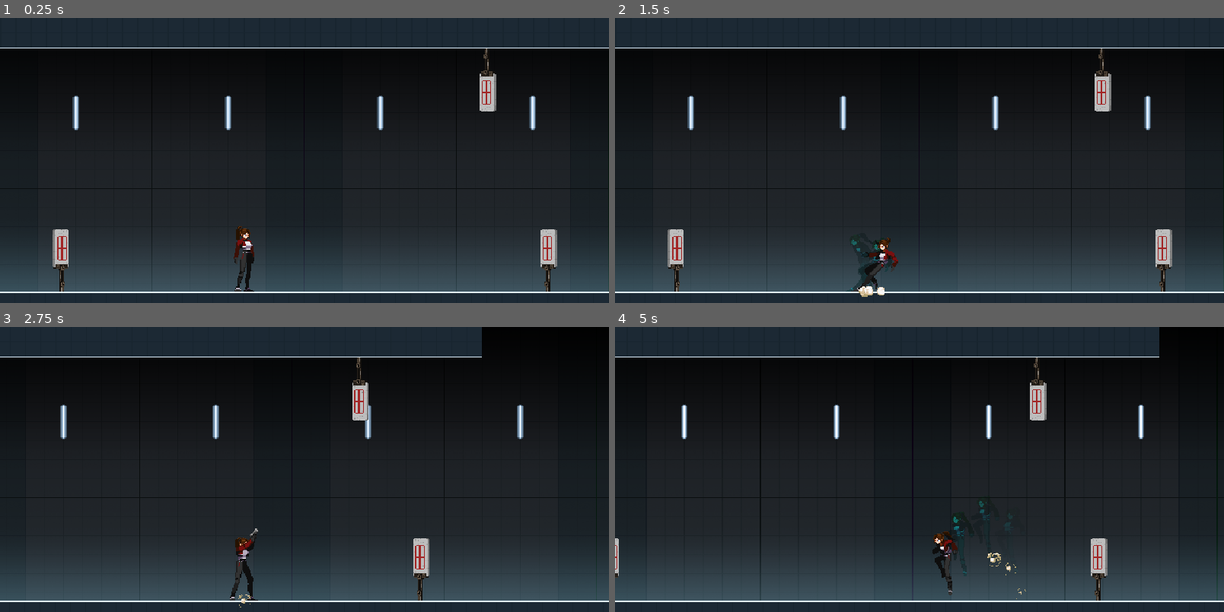
Above: before the commit, frames 1-4 (two rows, left to right).
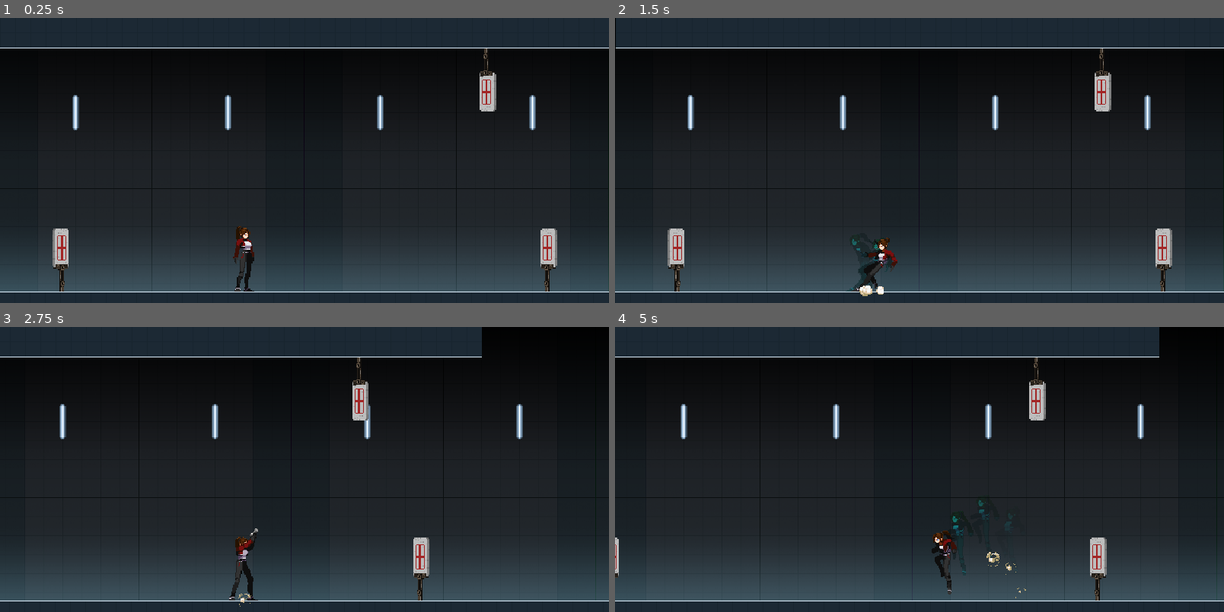
Above: after the commit, the same moments.

Repository: cimbraien/massive-recoil
Game: Godot game, scene res://Test.tscn
Same seed, same stepped clock (60 frames per second), same inputs: the game is played once before the commit and once after it. Before the commit the project has no main scene; this scene is started directly in both runs.
Inputs (mouse positions are in pixels of both pictures, inside the frame that each line leads up to):
- Up to frame 1 (0.25 s): no input
- Up to frame 2 (1.5 s): tap Enter at 0.5 s; move the mouse to (1053, 171) at 0.52 s; hold Right mouse button (aim) 0.53-1.28 s; hold D (right) from 0.53 s (still down); tap Space (jump) at 0.77 s; move the mouse to (797, 206) at 1.27 s; click (797, 206) at 1.35 s
- Up to frame 3 (2.75 s): tap Space (jump) at 1.52 s; move the mouse to (365, 423) at 2.02 s; release D (right) at 2.03 s; hold A (left) from 2.03 s (still down); hold Right mouse button (aim) from 2.03 s (still down)
- Up to frame 4 (5 s): move the mouse to (889, 566) at 2.77 s; release A (left) at 2.78 s; release Right mouse button (aim) at 2.78 s; hold D (right) 2.78-4.28 s; click (889, 566) at 2.85 s; tap Space (jump) at 3.02, 3.77, 4.52 s; move the mouse to (1102, 549) at 3.52 s; hold Right mouse button (aim) 3.53-4.28 s; move the mouse to (736, 446) at 4.27 s; hold A (left) from 4.28 s (still down); click (736, 446) at 4.35 s

The runs differ from the first frame. In frame 1, 0.7% of the frame differs, in the area x 0-100%, y 10-97%; in frame 2, 0.8%; in frame 3, 1.0%; in frame 4, 1.2%.

Commit message:
player, enemy, music

Diff:
--- a/Test.tscn
+++ b/Test.tscn
@@ -1,10 +1,11 @@
-[gd_scene load_steps=6 format=2]
+[gd_scene load_steps=7 format=2]
 
 [ext_resource path="res://gym/GymTile.tres" type="TileSet" id=1]
 [ext_resource path="res://gym/GymBg.tscn" type="PackedScene" id=2]
 [ext_resource path="res://player/Player.tscn" type="PackedScene" id=3]
 [ext_resource path="res://camera/Camera.tscn" type="PackedScene" id=4]
 [ext_resource path="res://enemies/target/Target.tscn" type="PackedScene" id=5]
+[ext_resource path="res://deadlit 1.mp3" type="AudioStream" id=6]
 
 [node name="Test" type="Node"]
 __meta__ = {
@@ -42,4 +43,9 @@
 scale = Vector2( -1, 1 )
 health = 10
 
+[node name="Music" type="AudioStreamPlayer" parent="."]
+stream = ExtResource( 6 )
+volume_db = -20.0
+autoplay = true
+
 [editable path="Player"]
--- a/camera/Camera.gd
+++ b/camera/Camera.gd
@@ -1,4 +1,7 @@
 extends Camera2D
+
+
+onready var animator: AnimationPlayer = $"%AnimationPlayer"
 
 
 # Called when the node enters the scene tree for the first time.
--- a/camera/Camera.tscn
+++ b/camera/Camera.tscn
@@ -1,6 +1,38 @@
-[gd_scene load_steps=2 format=2]
+[gd_scene load_steps=4 format=2]
 
 [ext_resource path="res://camera/Camera.gd" type="Script" id=1]
+
+[sub_resource type="Animation" id=1]
+length = 0.001
+tracks/0/type = "value"
+tracks/0/path = NodePath(".:offset")
+tracks/0/interp = 1
+tracks/0/loop_wrap = true
+tracks/0/imported = false
+tracks/0/enabled = true
+tracks/0/keys = {
+"times": PoolRealArray( 0 ),
+"transitions": PoolRealArray( 1 ),
+"update": 0,
+"values": [ Vector2( 0, 0 ) ]
+}
+
+[sub_resource type="Animation" id=2]
+resource_name = "Shake"
+length = 0.383333
+step = 0.0166667
+tracks/0/type = "value"
+tracks/0/path = NodePath(".:offset")
+tracks/0/interp = 1
+tracks/0/loop_wrap = true
+tracks/0/imported = false
+tracks/0/enabled = true
+tracks/0/keys = {
+"times": PoolRealArray( 0, 0.0166667, 0.05, 0.0833333, 0.116667, 0.15, 0.183333, 0.216667, 0.25, 0.283333, 0.316667, 0.35, 0.383333 ),
+"transitions": PoolRealArray( 1, 1, 1, 1, 1, 1, 1, 1, 1, 1, 1, 1, 1 ),
+"update": 1,
+"values": [ Vector2( 0, -3 ), Vector2( 0, 3 ), Vector2( 0, -2 ), Vector2( 0, 2 ), Vector2( 0, -2 ), Vector2( 0, 1 ), Vector2( 0, -1 ), Vector2( 0, 1 ), Vector2( 0, -1 ), Vector2( 0, 1 ), Vector2( 0, -1 ), Vector2( 0, 1 ), Vector2( 0, 0 ) ]
+}
 
 [node name="Camera" type="Camera2D"]
 position = Vector2( 320, 257 )
@@ -13,3 +45,8 @@
 smoothing_enabled = true
 editor_draw_limits = true
 script = ExtResource( 1 )
+
+[node name="AnimationPlayer" type="AnimationPlayer" parent="."]
+unique_name_in_owner = true
+anims/RESET = SubResource( 1 )
+anims/Shake = SubResource( 2 )
--- a/enemies/target/Target.gd
+++ b/enemies/target/Target.gd
@@ -10,6 +10,8 @@
 export var health: int = 1
 export var upside_down: bool = false
 
+onready var hit: AudioStreamPlayer = $"%Hit"
+
 # Called when the node enters the scene tree for the first time.
 func _ready() -> void:
 	pass # Replace with function body.
@@ -21,8 +23,10 @@
 
 
 func _on_Hurtbox_ouch(damage, pos) -> void:
+	hit.play()
 	health -= damage
 	if health <= 0:
+		Shared.camera.animator.play("Shake")
 		var hit_position: float = pos.y - hurtbox.global_position.y
 		if rotation_degrees == 0:
 			if hit_position < -10:
--- a/enemies/target/Target.tscn
+++ b/enemies/target/Target.tscn
@@ -1,9 +1,10 @@
-[gd_scene load_steps=10 format=2]
+[gd_scene load_steps=11 format=2]
 
 [ext_resource path="res://enemies/target/target_stand.png" type="Texture" id=1]
 [ext_resource path="res://enemies/target/target.png" type="Texture" id=2]
 [ext_resource path="res://hit_hurt_boxes/Hurtbox.tscn" type="PackedScene" id=3]
 [ext_resource path="res://enemies/target/Target.gd" type="Script" id=4]
+[ext_resource path="res://player/hit.wav" type="AudioStream" id=5]
 
 [sub_resource type="Shader" id=2]
 code = "shader_type canvas_item;
@@ -22,7 +23,7 @@
 shader_param/flash_modifier = 0.0
 
 [sub_resource type="RectangleShape2D" id=1]
-extents = Vector2( 10, 21 )
+extents = Vector2( 1, 21 )
 
 [sub_resource type="Animation" id=4]
 resource_name = "Ouch"
@@ -96,7 +97,7 @@
 
 [node name="Hurtbox" parent="." instance=ExtResource( 3 )]
 unique_name_in_owner = true
-position = Vector2( -1, -46 )
+position = Vector2( 0, -46 )
 
 [node name="CollisionShape2D" parent="Hurtbox" index="0"]
 shape = SubResource( 1 )
@@ -106,6 +107,10 @@
 anims/Ouch = SubResource( 4 )
 anims/RESET = SubResource( 5 )
 
+[node name="Hit" type="AudioStreamPlayer" parent="."]
+unique_name_in_owner = true
+stream = ExtResource( 5 )
+
 [connection signal="area_entered" from="Hurtbox" to="." method="_on_Hurtbox_area_entered"]
 [connection signal="ouch" from="Hurtbox" to="." method="_on_Hurtbox_ouch"]
 
--- a/player/Bullet.gd
+++ b/player/Bullet.gd
@@ -12,7 +12,6 @@
 var line_points: Array = []
 var max_points: int = 5
 var frame_no: int = 0
-
 
 func _ready() -> void:
 	line.set_as_toplevel(true)
@@ -50,7 +49,7 @@
 			# bullet hit enemy
 			var bullet_hit_enemy = BULLETHITENEMY.instance() as Particles2D
 			Shared.tree.current_scene.add_child(bullet_hit_enemy)
-			bullet_hit_enemy.global_position = ray.get_collision_point()
+			bullet_hit_enemy.global_position = ray.get_collision_point() + Vector2(rand_range(10.0, -10.0), rand_range(10.0, -10.0))
 		else:
 			# bullet hit
 			var bullet_hit = BULLETHIT.instance() as Particles2D
--- a/player/Player.tscn
+++ b/player/Player.tscn
@@ -447,28 +447,27 @@
 [node name="Handgun" type="AudioStreamPlayer" parent="."]
 unique_name_in_owner = true
 stream = ExtResource( 3 )
-volume_db = -10.0
+volume_db = -7.0
 
 [node name="Step1" type="AudioStreamPlayer" parent="."]
 stream = ExtResource( 5 )
-volume_db = -3.0
 
 [node name="Step2" type="AudioStreamPlayer" parent="."]
 stream = ExtResource( 4 )
-volume_db = -10.0
+volume_db = -7.0
 
 [node name="Jump" type="AudioStreamPlayer" parent="."]
 stream = ExtResource( 6 )
+volume_db = -7.0
+
+[node name="Land" type="AudioStreamPlayer" parent="."]
+unique_name_in_owner = true
+stream = ExtResource( 7 )
 volume_db = -10.0
-
-[node name="Land" type="AudioStreamPlayer" parent="."]
-unique_name_in_owner = true
-stream = ExtResource( 7 )
-volume_db = -13.0
 
 [node name="ToRun" type="AudioStreamPlayer" parent="."]
 stream = ExtResource( 8 )
-volume_db = -5.0
+volume_db = -2.0
 
 [node name="DustCaller" type="AnimationPlayer" parent="."]
 unique_name_in_owner = true
--- a/project.godot
+++ b/project.godot
@@ -11,6 +11,7 @@
 [application]
 
 config/name="Massive Recoil"
+run/main_scene="res://Test.tscn"
 config/icon="res://icon.png"
 
 [autoload]
@@ -23,7 +24,7 @@
 window/size/height=360
 window/size/test_width=1280
 window/size/test_height=720
-window/stretch/mode="viewport"
+window/stretch/mode="2d"
 window/stretch/aspect="keep"
 
 [global]
Not shown, added: deadlit 1.mp3.import
Not shown, added: player/hit.wav.import
Not shown, added: running fr fix 3 (2 Dec) 2.mp3.import
Not shown, changed: .gitignore
Not shown, added: deadlit 1.mp3
Not shown, added: player/hit.wav
Not shown, added: running fr fix 3 (2 Dec) 2.mp3
